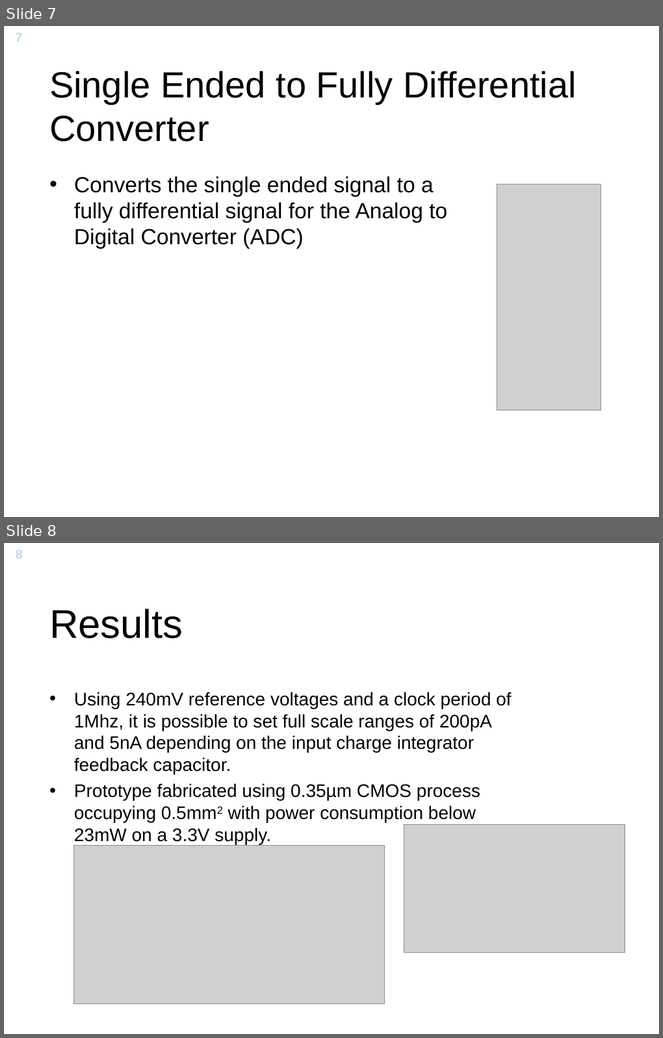
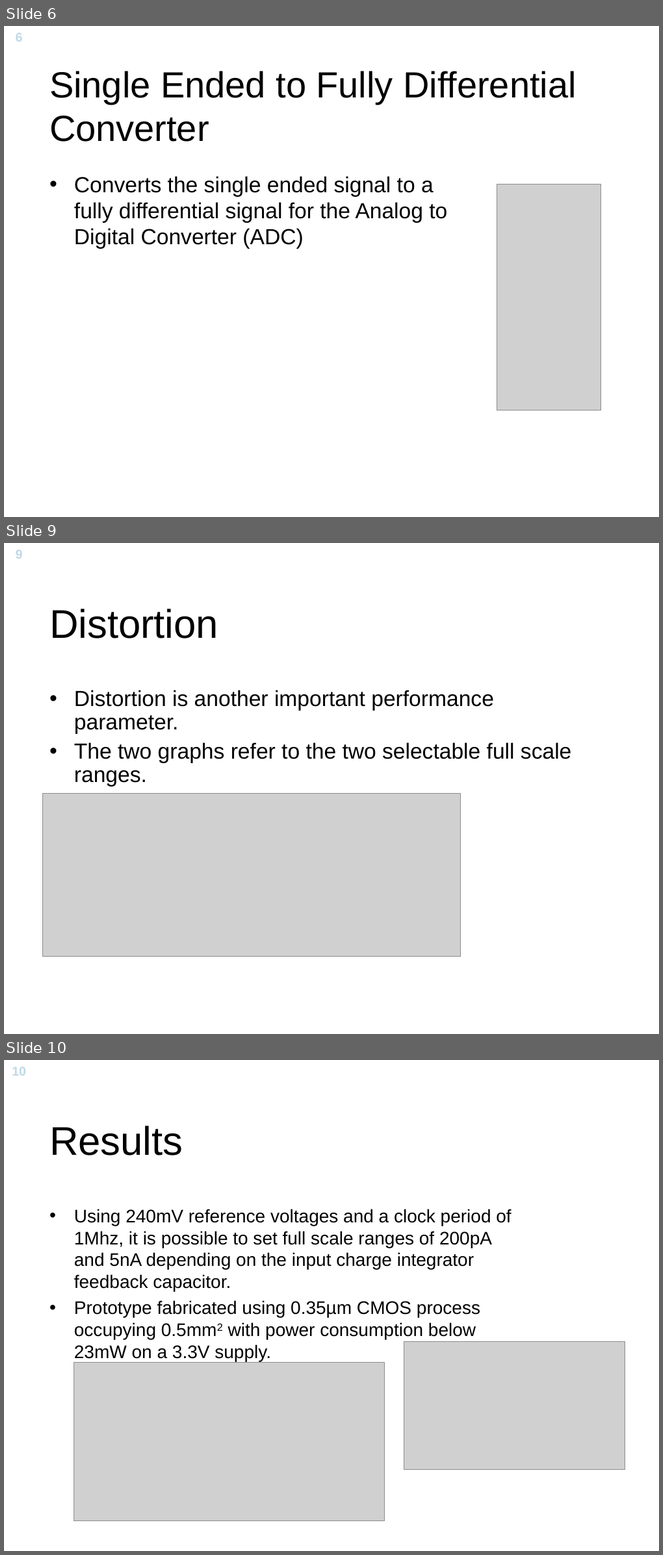
Before and after one commit to Yuav/solcelle, a slide deck: A Sub-pA delta-sigma Current Amplifier for Single-Molecule Nanosesnsors.ppt. Shown one above the other, each under a label of ours: slides 7 and 8 before the commit, slides 6, 9 and 10 after it; the slides between them are not shown. The pictures are 663x1038 and 663x1555 pixels, drawn with LibreOffice and Linux fonts; fonts in the diff are those of the drawing; grey boxes stand for pictures; background and template pictures are left out. Boxes give left, top, right and bottom in pixels: in the first picture for what was removed or moved away, otherwise in the second. Text is boxed around its words. In the diff, an @@ line names an element or a change of style, - is before the commit and + after.

```diff
--- a/A Sub-pA delta-sigma Current Amplifier for Single-Molecule Nanosesnsors.ppt
+++ b/A Sub-pA delta-sigma Current Amplifier for Single-Molecule Nanosesnsors.ppt
@@ slide 9 added at box(4, 543, 659, 1034), background picture (left out); not listed: 1 template element that a slide beside it also shows @@
@@ title added at box(50, 609, 218, 639), 44 pt, text #000000 @@
+Distortion
@@ text added at box(74, 690, 571, 787), 24 pt, text #000000 @@
+• Distortion is another important performance parameter.
+• The two graphs refer to the two selectable full scale ranges.
@@ picture added at box(42, 794, 461, 957) @@
@@ what was slide 7 is now slide 6 @@
@@ page number at box(16, 33, 23, 42): text changed @@
-7
+6
@@ what was slide 8 is now slide 10 @@
@@ page number at box(12, 1066, 26, 1076): text changed @@
-8
+10
```
Also in this commit, not shown: 2 slides changed, 5 other slides added, 1 slide removed.
